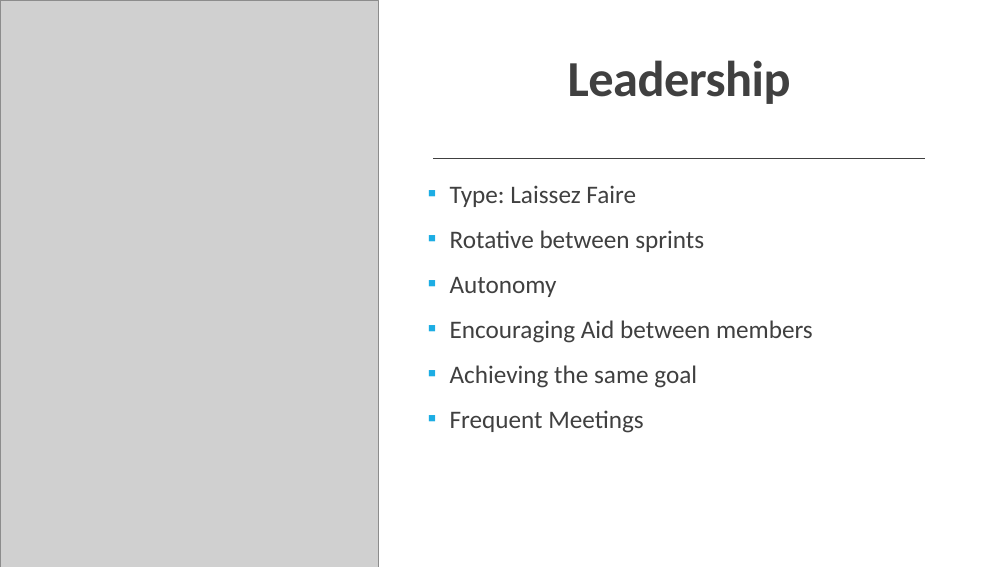
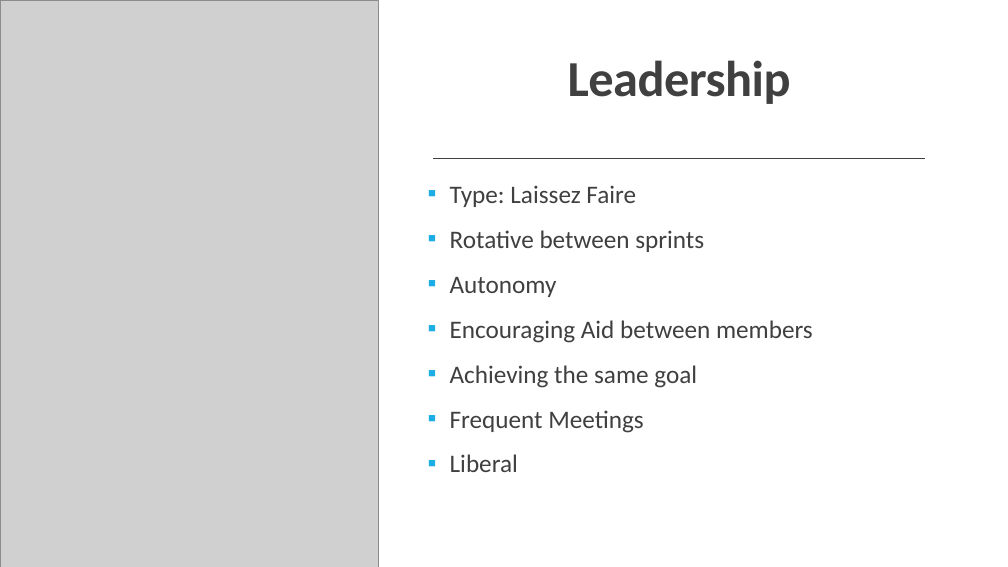
Before and after one commit to LourencoMelo/ISEP-EAPLI, a slide deck: slide 4 of eapli.base/docs/LAPR4 2021.pptx. Drawn at 1008x567 pixels with LibreOffice and Linux fonts; fonts in the diff are those of the drawing; grey boxes stand for pictures. Boxes give left, top, right and bottom in pixels: in the first picture for what was removed or moved away, otherwise in the second. Text is boxed around its words. In the diff, an @@ line names an element or a change of style, - is before the commit and + after.

Commit message:
<L2S20-64> Changes on the PowerPoint. Adding leadership types spoken by the TP teacher.

```diff
--- a/eapli.base/docs/LAPR4 2021.pptx
+++ b/eapli.base/docs/LAPR4 2021.pptx
@@ text at (450, 454, 518, 472): paragraph added @@
+▪ Liberal
```
Also in this commit, not shown: 2 other slides changed, 2 slides added, 17 slides removed.
